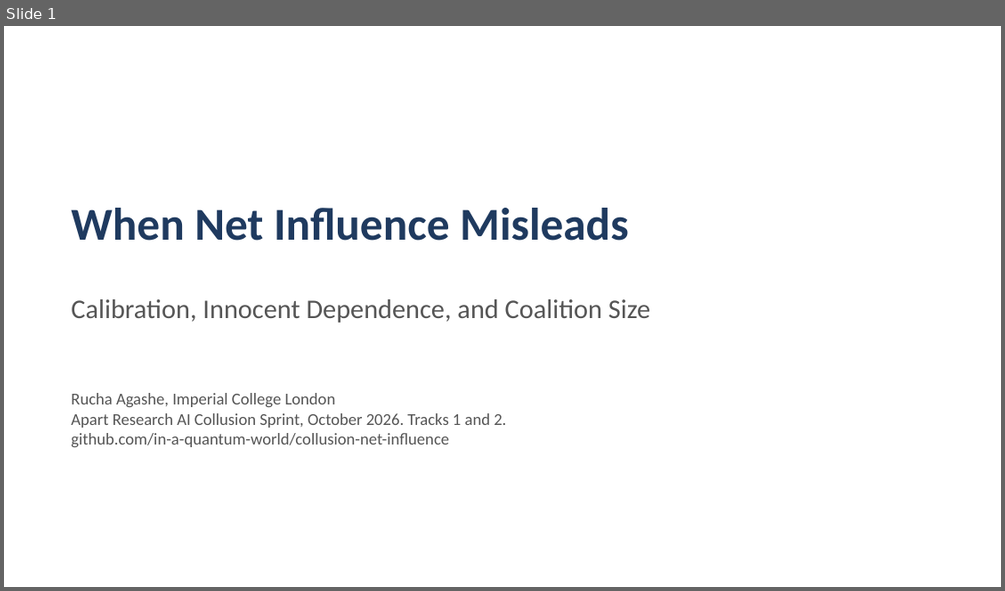
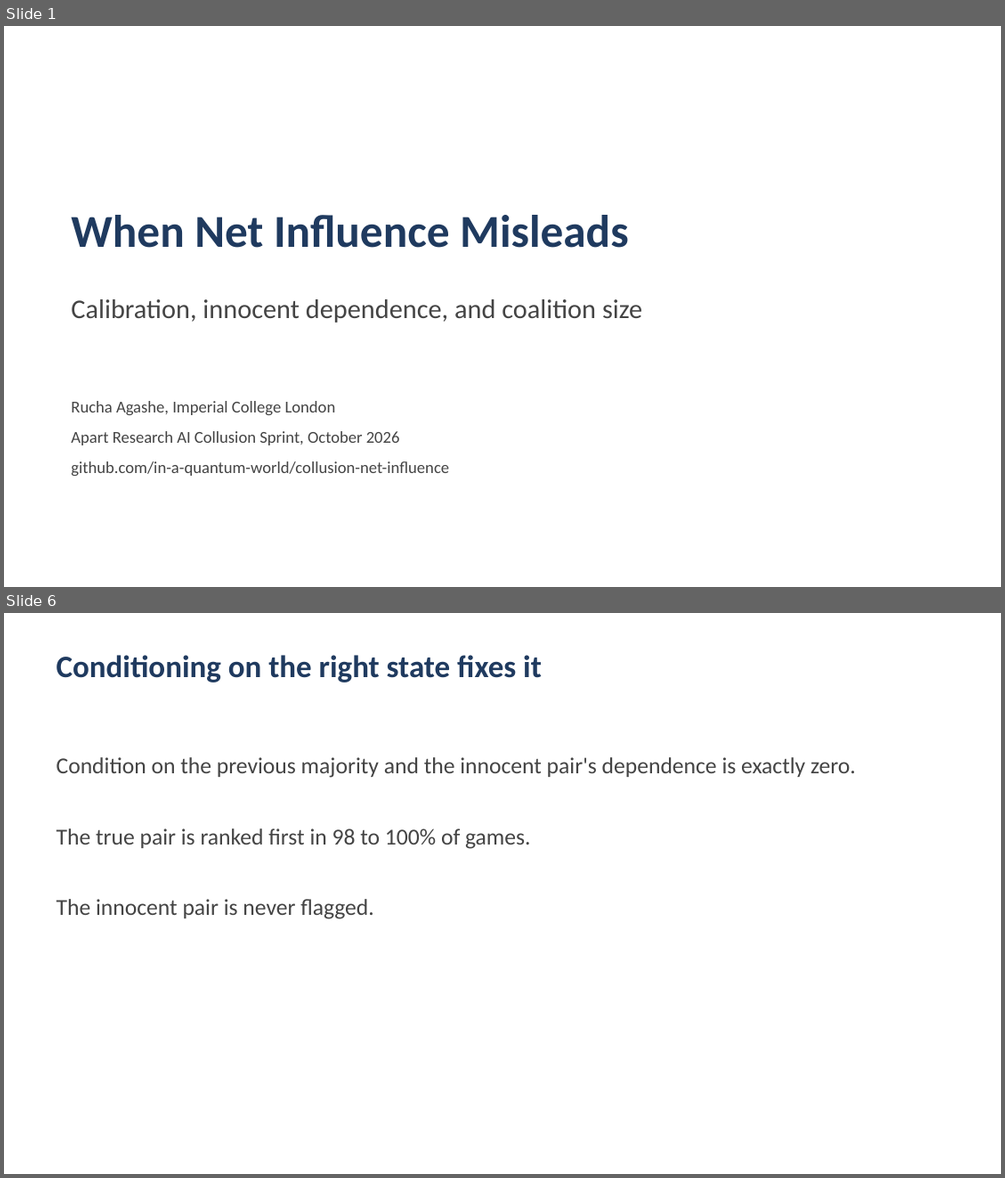
Before and after one commit to in-a-quantum-world/collusion-net-influence, a slide deck: report/slides.pptx. Shown one above the other, each under a label of ours: slide 1 before the commit, slides 1 and 6 after it; the slides between them are not shown. The pictures are 1005x591 and 1005x1178 pixels, drawn with LibreOffice and Linux fonts; fonts in the diff are those of the drawing. Boxes give left, top, right and bottom in pixels: in the first picture for what was removed or moved away, otherwise in the second. Text is boxed around its words. In the diff, an @@ line names an element or a change of style, - is before the commit and + after.

```diff
--- a/report/slides.pptx
+++ b/report/slides.pptx
@@ slide 6 added at box(4, 613, 1001, 1174), background #FFFFFF @@
@@ text added at box(57, 655, 542, 682), 30 pt, text #1F3A5F, bold @@
+Conditioning on the right state fixes it
@@ text added at box(57, 757, 856, 919), 22 pt, text #444444 @@
+Condition on the previous majority and the innocent pair's dependence is exactly zero.
+The true pair is ranked first in 98 to 100% of games.
+The innocent pair is never flagged.
@@ slide 1 changed as well @@
@@ text "When Net Influence Misleads": place and size @@
-text "When Net Influence Misleads" at box(71, 208, 629, 240)
+text "When Net Influence Misleads" at box(71, 215, 629, 248)
@@ text "When Net Influence Misleads" at box(71, 215, 629, 248): more space between paragraphs @@
@@ text at box(71, 299, 642, 322): text changed; text colour #555555 to #444444 @@
-Calibration, Innocent Dependence, and Coalition Size
+Calibration, innocent dependence, and coalition size
@@ text "Rucha Agashe, Imperial College London": place and size @@
-text "Rucha Agashe, Imperial College London" at box(71, 393, 506, 447)
+text "Rucha Agashe, Imperial College London" at box(71, 401, 449, 475)
@@ text at box(71, 401, 449, 475): text colour #555555 to #444444 in "Rucha Agashe, Imperial College London", "github.com/in-a-quantum-world/collusion-net-influence"; more space between paragraphs @@
@@ text at box(71, 431, 400, 445): text changed; text colour #555555 to #444444 @@
-Apart Research AI Collusion Sprint, October 2026. Tracks 1 and 2.
+Apart Research AI Collusion Sprint, October 2026
```
Also in this commit, not shown: 1 other slide changed, 13 other slides added, 6 slides removed, 1 other file.
